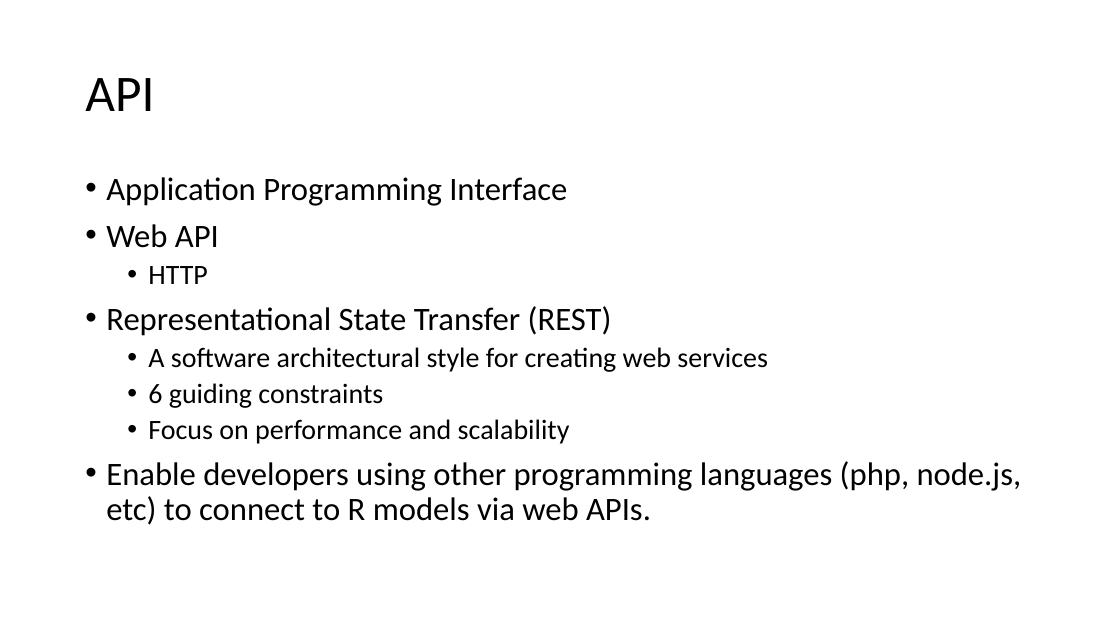
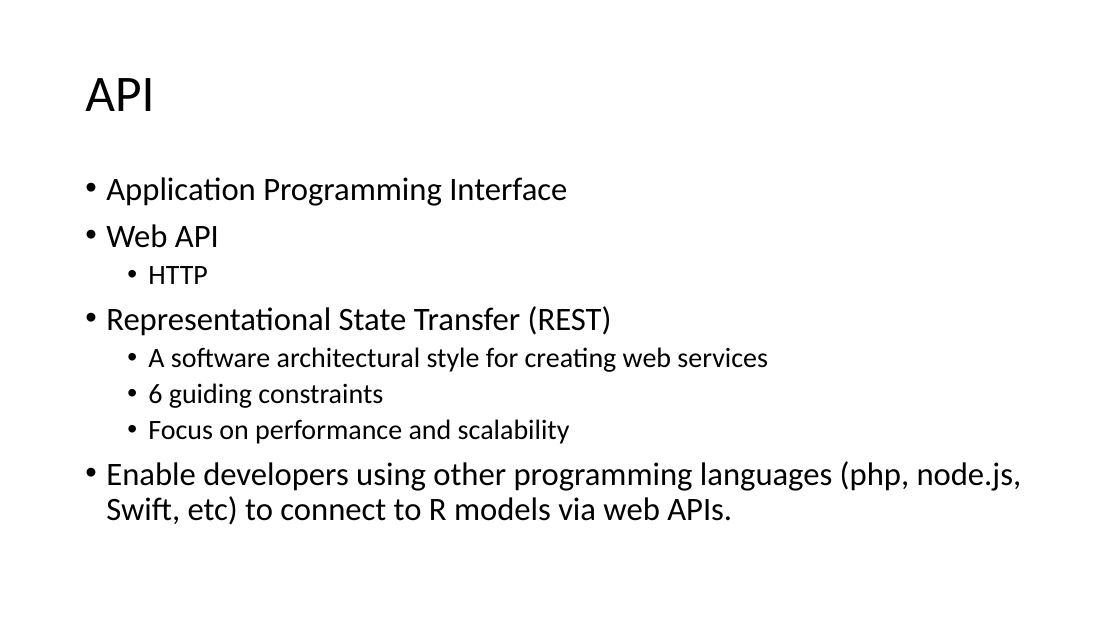
Before and after one commit to raymondowf/rconf-2020, a slide deck: slide 7 of slides.pptx (slide 5 before the commit). Drawn at 1120x630 pixels with LibreOffice and Linux fonts; fonts in the diff are those of the drawing; background and template pictures are left out. Boxes give left, top, right and bottom in pixels: in the first picture for what was removed or moved away, otherwise in the second. Text is boxed around its words. In the diff, an @@ line names an element or a change of style, - is before the commit and + after.

```diff
--- a/slides.pptx
+++ b/slides.pptx
@@ text at (106,461,1022,525): text changed @@
-• Enable developers using other programming languages (php, node.js, etc) to connect to R models via web APIs.
+• Enable developers using other programming languages (php, node.js, Swift, etc) to connect to R models via web APIs.
```
Also in this commit, not shown: 9 other slides changed, 1 slide added, 3 other files.
